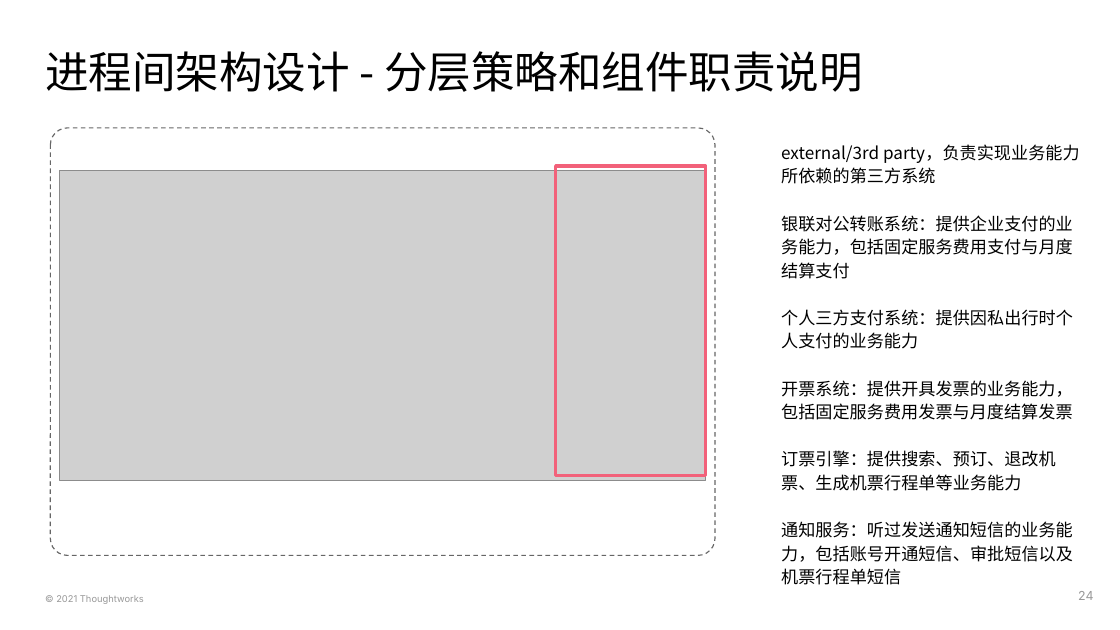
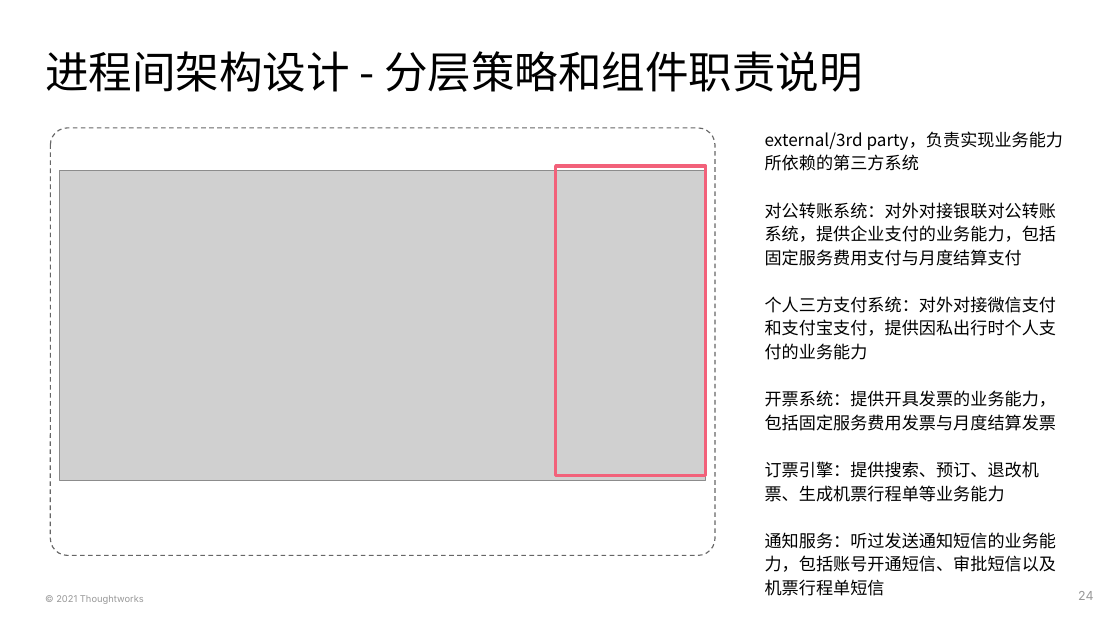
Before and after one commit to deesyx/heima, a slide deck: slide 24 of doc/PS4 黑马考核-项目On-boarding模板-胡炫光.pptx. Drawn at 1120x630 pixels with LibreOffice and Linux fonts; fonts in the diff are those of the drawing; grey boxes stand for pictures. Boxes give left, top, right and bottom in pixels: in the first picture for what was removed or moved away, otherwise in the second. Text is boxed around its words. In the diff, an @@ line names an element or a change of style, - is before the commit and + after.

```diff
--- a/doc/PS4 黑马考核-项目On-boarding模板-胡炫光.pptx
+++ b/doc/PS4 黑马考核-项目On-boarding模板-胡炫光.pptx
@@ text "external/3rd party，负责实现业务能力所依赖的第三方系统": place and size @@
-text "external/3rd party，负责实现业务能力所依赖的第三方系统" at bbox=[781, 144, 1080, 585]
+text "external/3rd party，负责实现业务能力所依赖的第三方系统" at bbox=[765, 131, 1064, 596]
@@ text at bbox=[765, 202, 1056, 360]: text changed @@
-银联对公转账系统：提供企业支付的业务能力，包括固定服务费用支付与月度结算支付
-个人三方支付系统：提供因私出行时个人支付的业务能力
+对公转账系统：对外对接银联对公转账系统，提供企业支付的业务能力，包括固定服务费用支付与月度结算支付
+个人三方支付系统：对外对接微信支付和支付宝支付，提供因私出行时个人支付的业务能力
```
Also in this commit, not shown: 4 other slides changed, 8 slides added, 5 slides removed, 17 other files.
